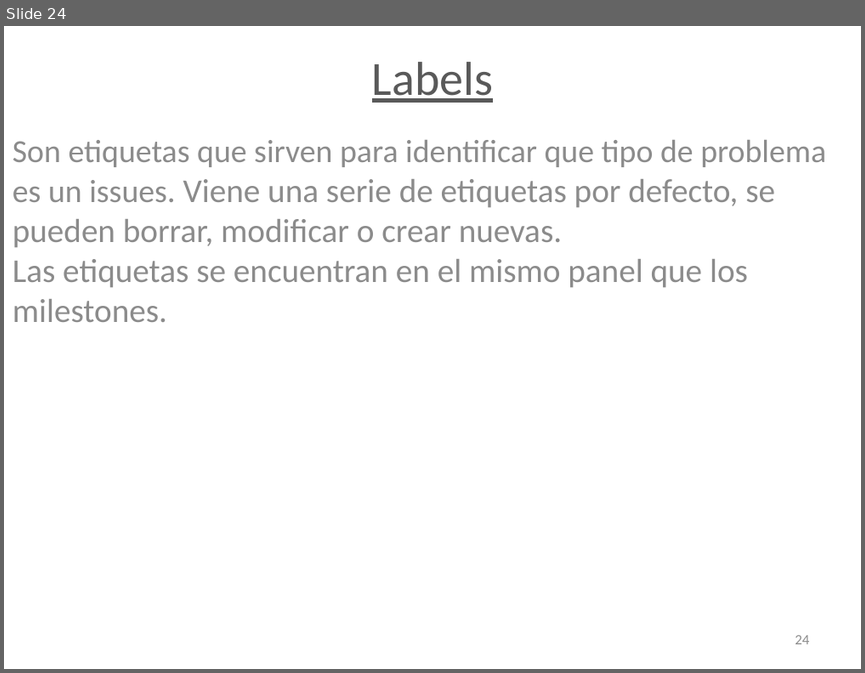
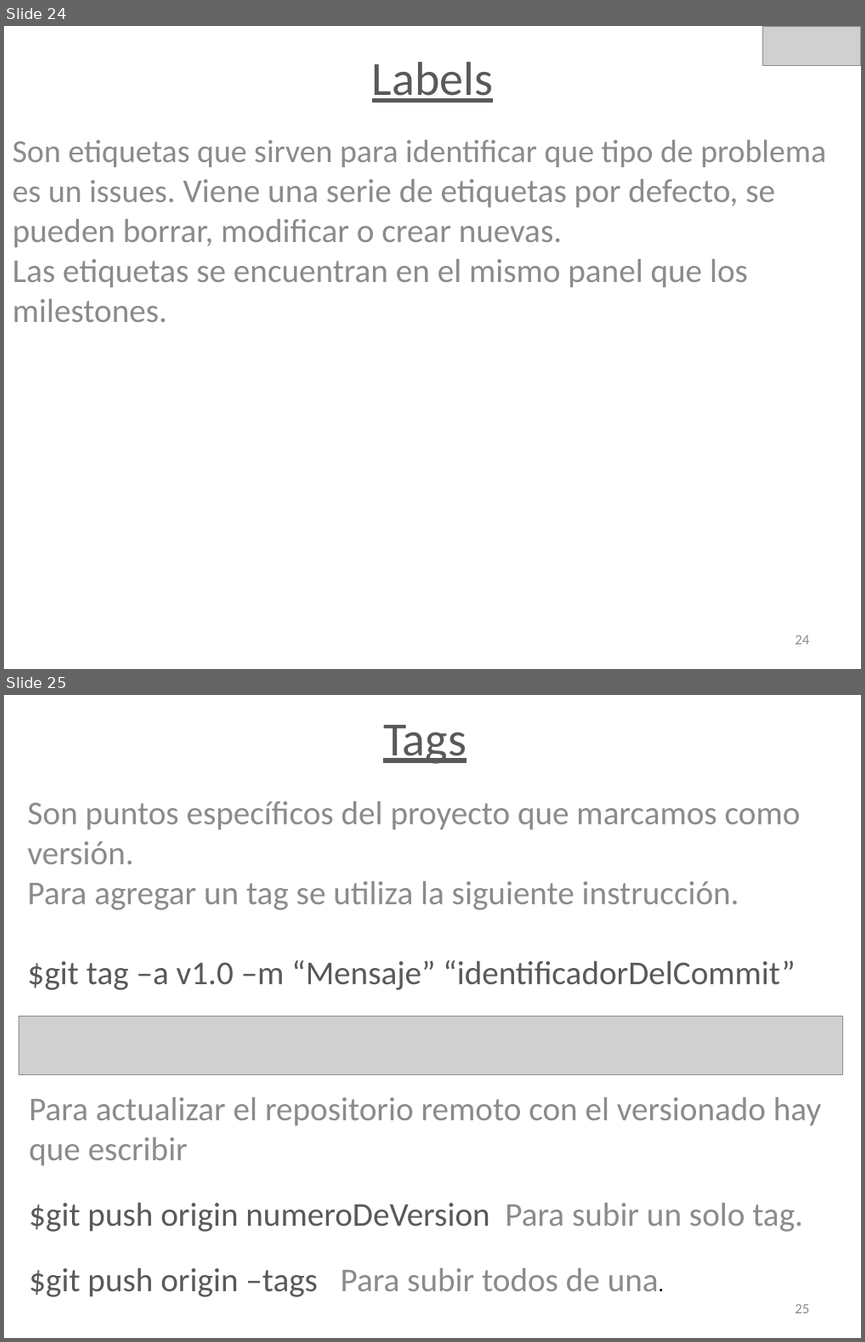
Before and after one commit to juanjomac/Profesorado, a slide deck: Sistema de Control de Versión Git.pptx. Shown one above the other, each under a label of ours: slide 24 before the commit, slides 24 and 25 after it. The pictures are 865x673 and 865x1342 pixels, drawn with LibreOffice and Linux fonts; fonts in the diff are those of the drawing; grey boxes stand for pictures. Boxes give left, top, right and bottom in pixels: in the first picture for what was removed or moved away, otherwise in the second. Text is boxed around its words. In the diff, an @@ line names an element or a change of style, - is before the commit and + after.

Commit message:
Agregue los tags

```diff
--- a/Sistema de Control de Versión Git.pptx
+++ b/Sistema de Control de Versión Git.pptx
@@ slide 25 added at box(4, 695, 861, 1338), background #FFFFFF @@
@@ text added at box(28, 725, 800, 990), 28 pt, text #8C8C8C @@
+Tags
+Son puntos específicos del proyecto que marcamos como versión.
+Para agregar un tag se utiliza la siguiente instrucción.
+$git tag –a v1.0 –m “Mensaje” “identificadorDelCommit”
@@ picture added at box(19, 1015, 843, 1075) @@
@@ text added at box(29, 1097, 821, 1297), 28 pt, text #8C8C8C @@
+Para actualizar el repositorio remoto con el versionado hay que escribir
+$git push origin numeroDeVersion Para subir un solo tag.
+$git push origin –tags Para subir todos de una.
@@ page number added at box(794, 1304, 809, 1313), 12 pt, text #8C8C8C @@
+25
@@ slide 24 changed as well @@
@@ picture added at box(763, 26, 861, 65) @@
```
Also in this commit, not shown: 13 other slides changed.
